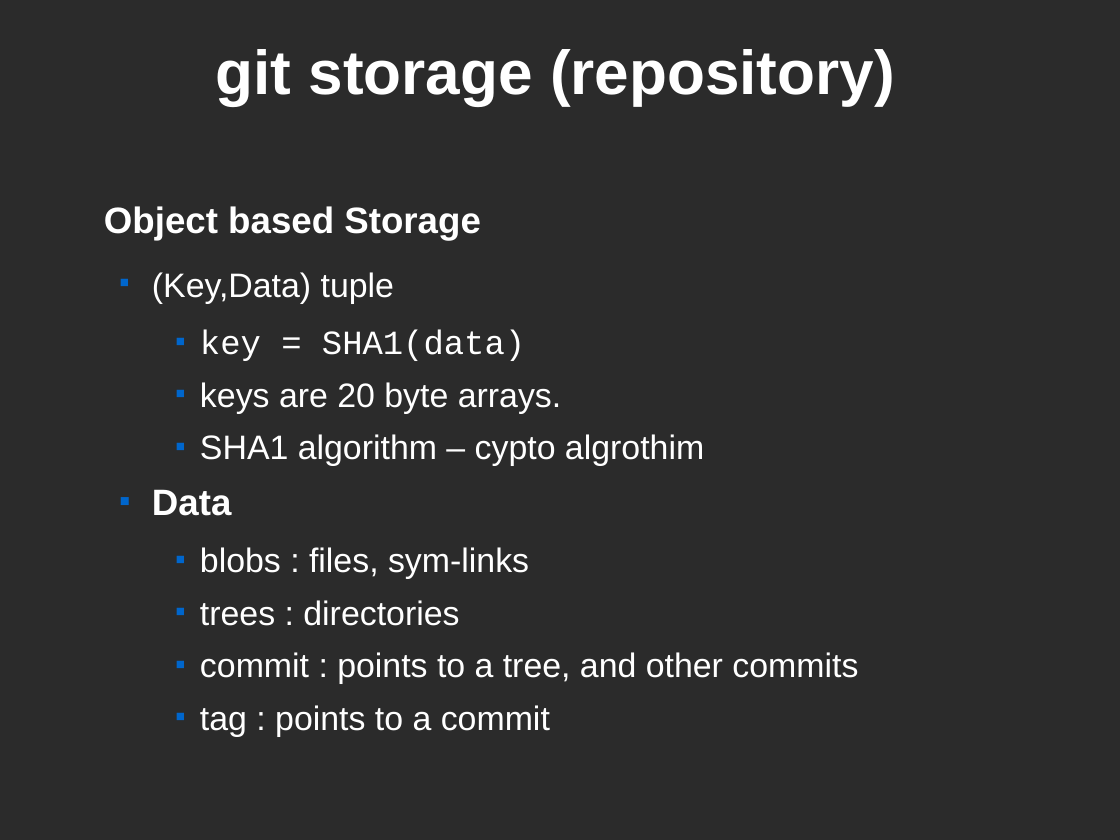
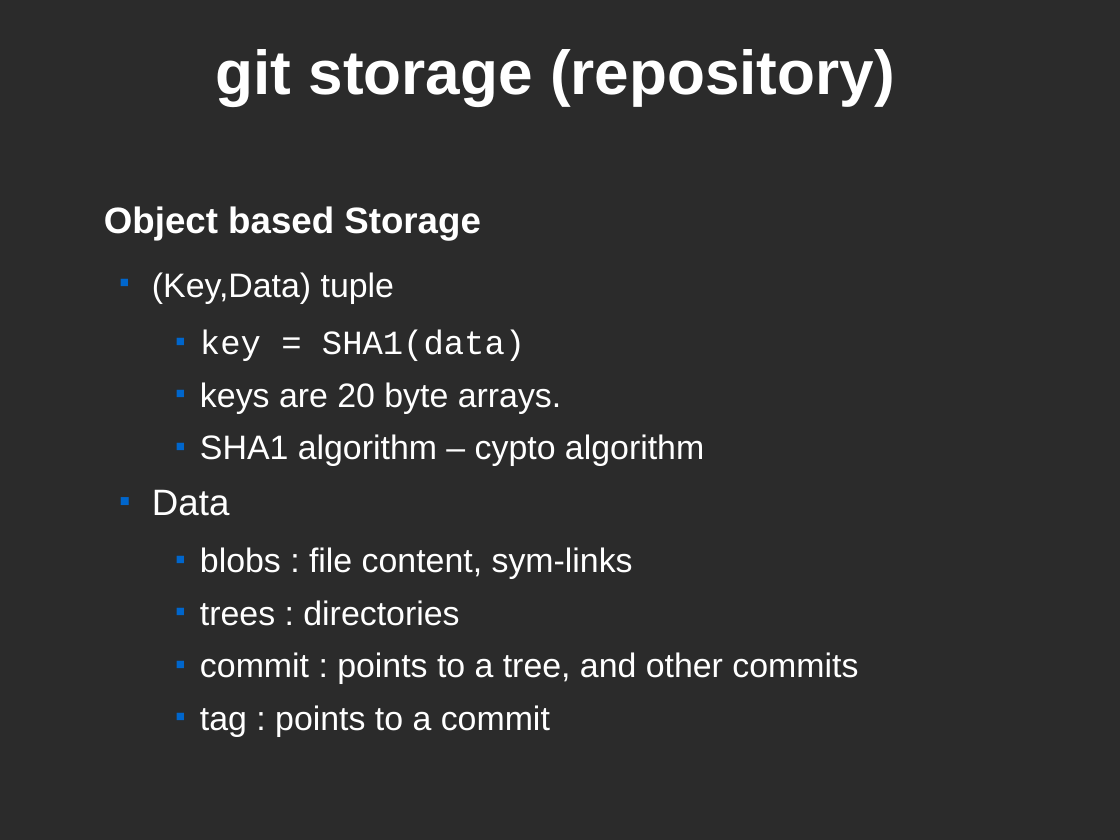
Before and after one commit to glonnon/git-demo, a slide deck: slide 9 of git_boise_web_tech.odp. Drawn at 1120x840 pixels with LibreOffice and Linux fonts; fonts in the diff are those of the drawing; background and template pictures are left out; a plain dark background stands for a picture behind light text. Boxes give left, top, right and bottom in pixels: in the first picture for what was removed or moved away, otherwise in the second. Text is boxed around its words. In the diff, an @@ line names an element or a change of style, - is before the commit and + after.

```diff
--- a/git_boise_web_tech.odp
+++ b/git_boise_web_tech.odp
@@ text at [200, 434, 704, 466]: text changed @@
-    ■ SHA1 algorithm – cypto algrothim
+    ■ SHA1 algorithm – cypto algorithm
@@ text at [152, 489, 229, 516]: bold off in "Data" @@
@@ text at [200, 547, 633, 579]: text changed @@
-    ■ blobs : files, sym-links
+    ■ blobs : file content, sym-links
```
Also in this commit, not shown: 7 other slides changed, 1 slide added, 1 other file.
